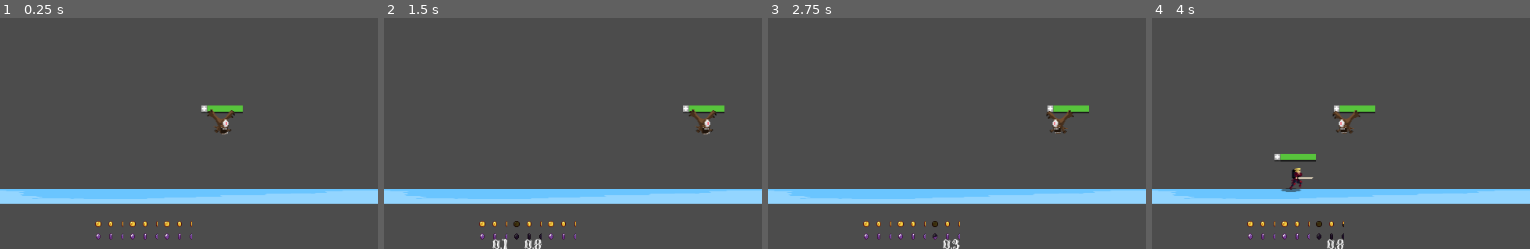
Above: before the commit, frames 1-4 (left to right).
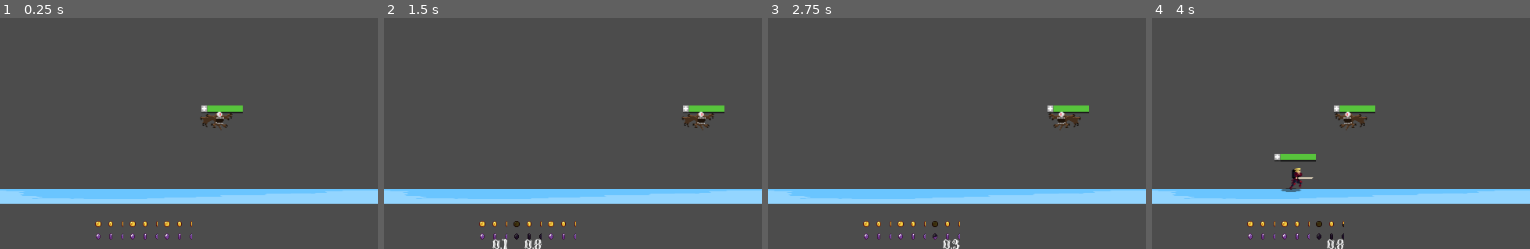
Above: after the commit, the same moments.

Repository: awrenn/moonshot
Game: Godot game, scene res://Test/BatBowl.tscn
The game is run twice, just before and just after one commit, with the same random seed, the same clock (stepped at 60 frames per second) and the same inputs. This scene is started directly instead of the project's main scene.
Inputs (mouse positions are % of the whole screen's width and height, from its top left):
- Up to frame 1 (0.25 s): no input
- Up to frame 2 (1.5 s): click (47, 97) at 0.5 s; click (52, 97) at 1.25 s
- Up to frame 3 (2.75 s): click (56, 97) at 2 s
- Up to frame 4 (4 s): tap Enter (ui_accept) at 2.75, 3.02, 3.77 s; hold Right (ui_right) from 2.78 s (still down)
The pictures show only the part of the screen within x 33-83%, y 50-100%; the shares and areas given below are measured in that part.

The runs differ from the first frame. In frame 1, 0.4% of the frame differs, in the area x 52-63%, y 39-51%; in frame 2, 0.4%; in frame 3, 0.4%; in frame 4, 0.4%.

Commit message:
Starting work on bat animations

Diff:
--- a/Character/Enemy/Bat/Bat.tscn
+++ b/Character/Enemy/Bat/Bat.tscn
@@ -207,6 +207,51 @@
 "speed": 10.0
 } ]
 
+[sub_resource type="Animation" id=43]
+resource_name = "Attack"
+length = 0.75
+loop = true
+tracks/0/type = "value"
+tracks/0/path = NodePath(".:frame")
+tracks/0/interp = 1
+tracks/0/loop_wrap = true
+tracks/0/imported = false
+tracks/0/enabled = true
+tracks/0/keys = {
+"times": PoolRealArray( 0, 0.1, 0.2, 0.3, 0.4, 0.5, 0.6, 0.7 ),
+"transitions": PoolRealArray( 1, 1, 1, 1, 1, 1, 1, 1 ),
+"update": 1,
+"values": [ 0, 1, 2, 3, 4, 5, 6, 7 ]
+}
+tracks/1/type = "value"
+tracks/1/path = NodePath(".:animation")
+tracks/1/interp = 1
+tracks/1/loop_wrap = true
+tracks/1/imported = false
+tracks/1/enabled = true
+tracks/1/keys = {
+"times": PoolRealArray( 0 ),
+"transitions": PoolRealArray( 1 ),
+"update": 1,
+"values": [ "Attack" ]
+}
+
+[sub_resource type="AnimationNodeStateMachine" id=37]
+
+[sub_resource type="AnimationNodeStateMachine" id=41]
+
+[sub_resource type="AnimationNodeStateMachine" id=38]
+states/Idle/node = SubResource( 37 )
+states/Idle/position = Vector2( 126, 67 )
+states/StateMachine/node = SubResource( 41 )
+states/StateMachine/position = Vector2( 322, 83 )
+
+[sub_resource type="AnimationNodeStateMachinePlayback" id=39]
+
+[sub_resource type="AnimationNodeStateMachinePlayback" id=40]
+
+[sub_resource type="AnimationNodeStateMachinePlayback" id=42]
+
 [sub_resource type="RectangleShape2D" id=10]
 extents = Vector2( 10, 6.57597 )
 
@@ -221,9 +266,18 @@
 
 [node name="Body" type="AnimatedSprite" parent="Position2D"]
 frames = SubResource( 9 )
-animation = "Attack3"
-frame = 2
-playing = true
+animation = "Attack"
+frame = 4
+
+[node name="AnimationPlayer" type="AnimationPlayer" parent="Position2D/Body"]
+anims/Attack = SubResource( 43 )
+
+[node name="AnimationTree" type="AnimationTree" parent="Position2D/Body"]
+tree_root = SubResource( 38 )
+anim_player = NodePath("../AnimationPlayer")
+parameters/playback = SubResource( 39 )
+parameters/Idle/playback = SubResource( 40 )
+parameters/StateMachine/playback = SubResource( 42 )
 
 [node name="FloorFinder" type="RayCast2D" parent="Position2D"]
 
Not shown: 1 places in Character/Enemy/Bat/Bat.tscn that only renumber resources
